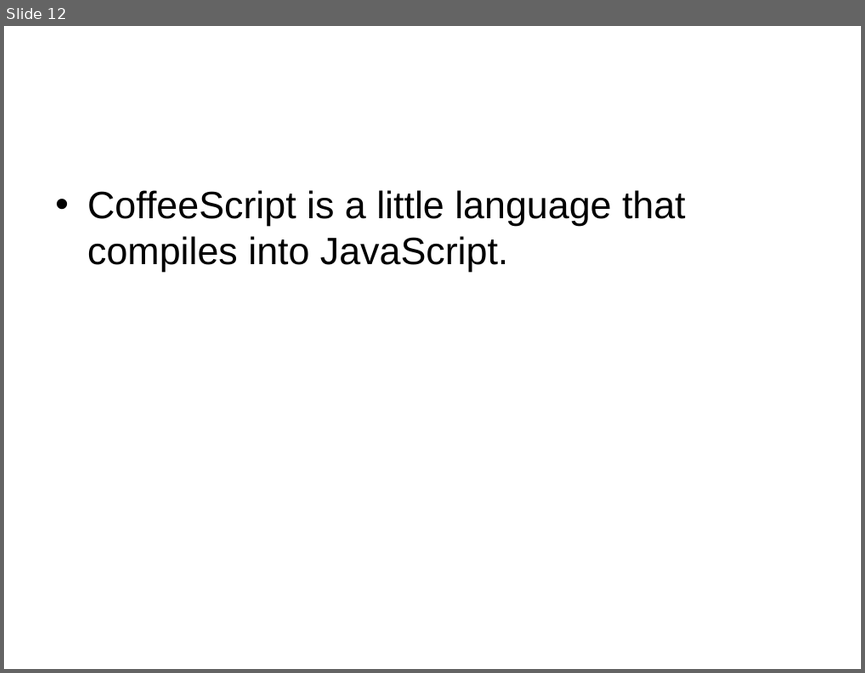
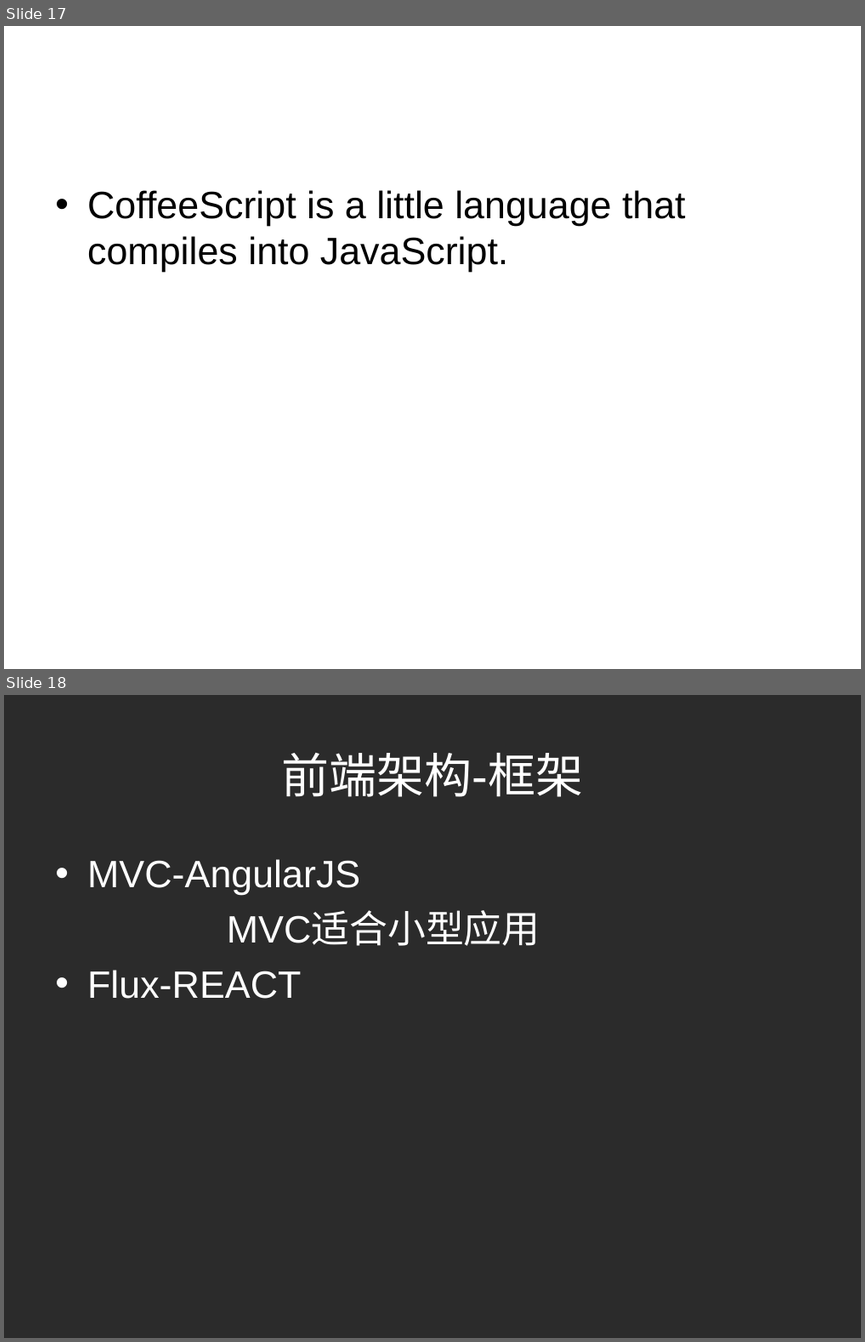
Before and after one commit to georgebbbb/web, a slide deck: FrontEnd.ppt. Shown one above the other, each under a label of ours: slide 12 before the commit, slides 17 and 18 after it. The pictures are 865x673 and 865x1342 pixels, drawn with LibreOffice and Linux fonts; fonts in the diff are those of the drawing; background and template pictures are left out; a plain dark background stands for a picture behind light text. Boxes give left, top, right and bottom in pixels: in the first picture for what was removed or moved away, otherwise in the second. Text is boxed around its words. In the diff, an @@ line names an element or a change of style, - is before the commit and + after.

```diff
--- a/FrontEnd.ppt
+++ b/FrontEnd.ppt
@@ slide 18 added at [4, 695, 861, 1338], background picture (left out) @@
@@ title added at [282, 753, 583, 797], 40 pt, text #FFFFFF @@
+前端架构-框架
@@ text added at [87, 859, 540, 998], 32 pt, text #FFFFFF @@
+• MVC-AngularJS
+MVC适合小型应用
+• Flux-REACT
@@ what was slide 12 is now slide 17 @@
```
Also in this commit, not shown: 4 slides changed, 8 other slides added, 3 slides removed, 16 other files.
